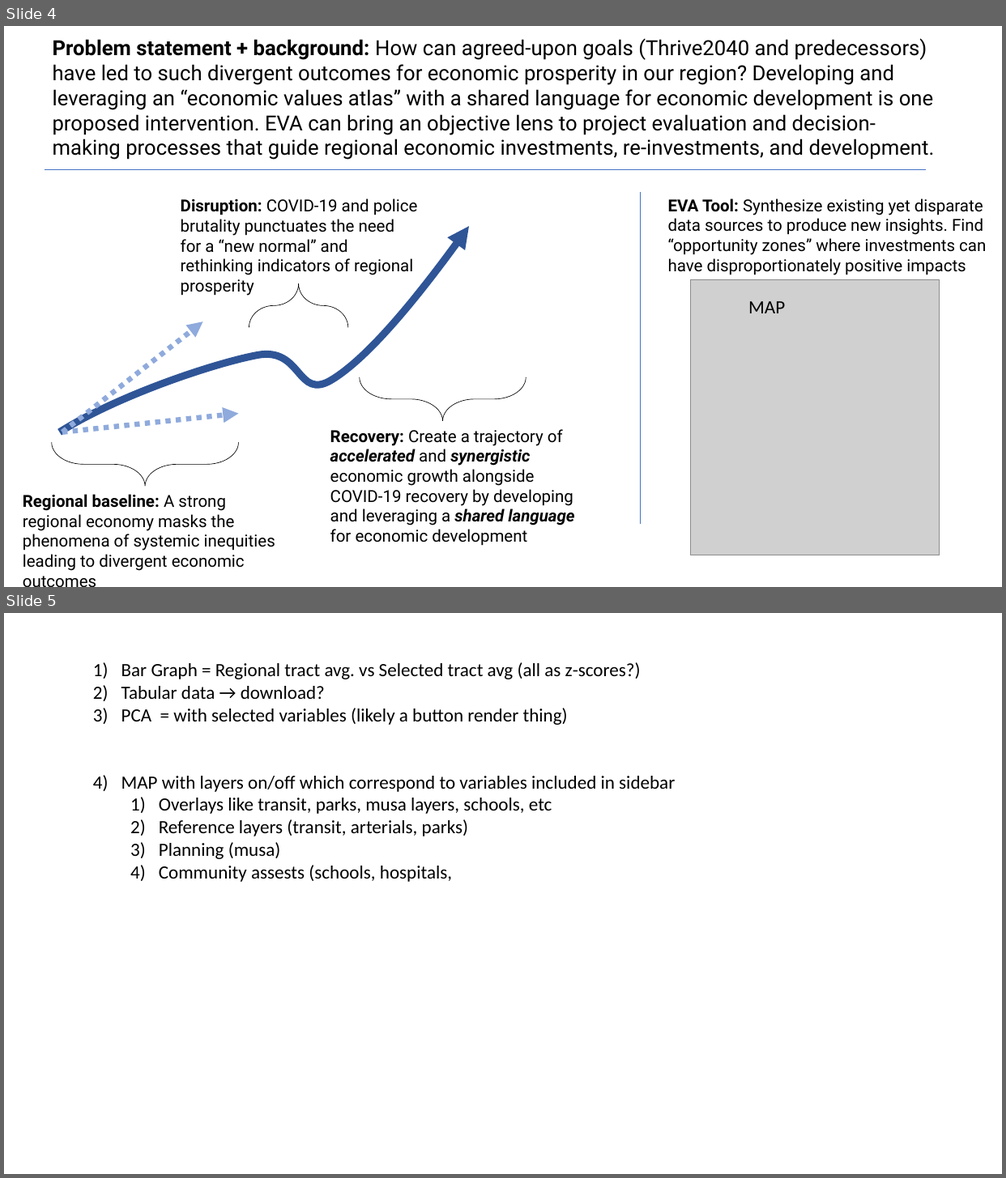
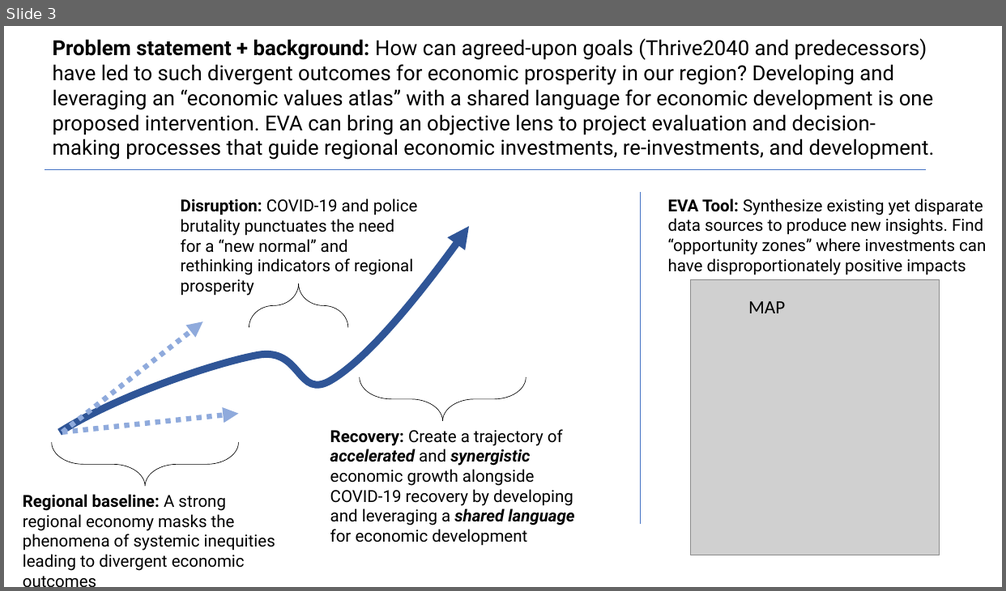
Before and after one commit to Metropolitan-Council/economic-values-atlas, a slide deck: supporting info/MetCValues.pptx. Shown one above the other, each under a label of ours: slides 4 and 5 before the commit, slide 3 after it. The pictures are 1006x1178 and 1006x591 pixels, drawn with LibreOffice and Linux fonts; fonts in the diff are those of the drawing; grey boxes stand for pictures. Boxes give left, top, right and bottom in pixels: in the first picture for what was removed or moved away, otherwise in the second. Text is boxed around its words. In the diff, an @@ line names an element or a change of style, - is before the commit and + after.

```diff
--- a/supporting info/MetCValues.pptx
+++ b/supporting info/MetCValues.pptx
@@ slide 5 removed at (x1=4, y1=613, x2=1002, y2=1174), background #FFFFFF @@
@@ text removed at (x1=121, y1=662, x2=675, y2=882) @@
-1) Bar Graph = Regional tract avg. vs Selected tract avg (all as z-scores?)
-2) Tabular data → download?
-3) PCA = with selected variables (likely a button render thing)
-4) MAP with layers on/off which correspond to variables included in sidebar
-  1) Overlays like transit, parks, musa layers, schools, etc
-  2) Reference layers (transit, arterials, parks)
-  3) Planning (musa)
-  4) Community assests (schools, hospitals,
@@ what was slide 4 is now slide 3 @@
```
Also in this commit, not shown: 1 slide added, 2 other slides removed, 13 other files.
